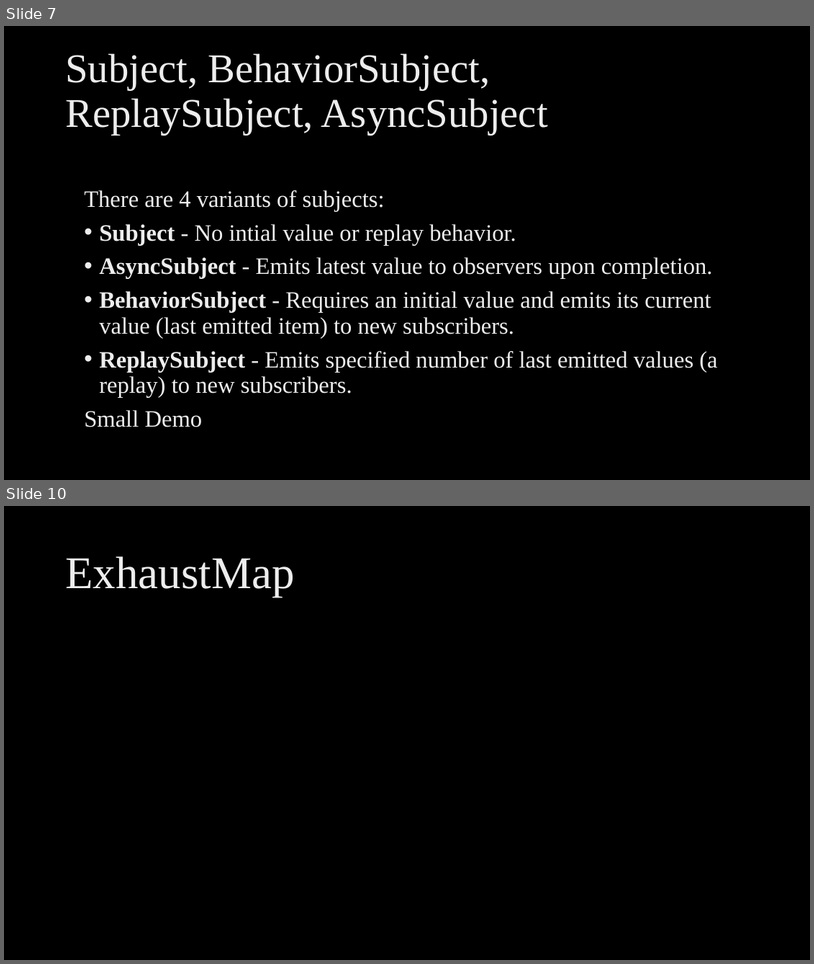
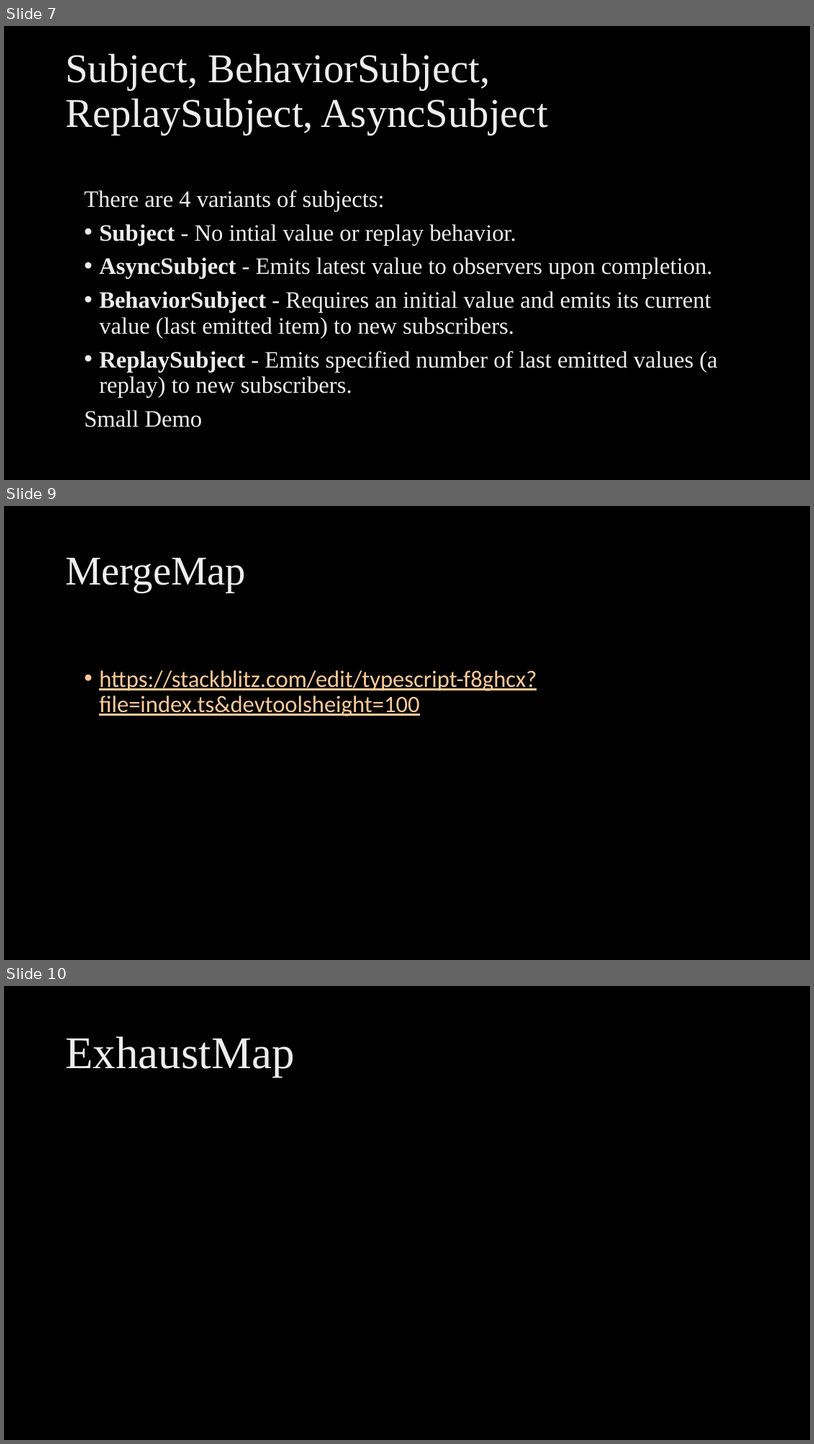
Before and after one commit to ngohungphuc/Presentation, a slide deck: RXJS Make it easy/RXJS Make it easy.pptx. Shown one above the other, each under a label of ours: slides 7 and 10 before the commit, slides 7, 9 and 10 after it; the slides between them are not shown. The pictures are 814x964 and 814x1444 pixels, drawn with LibreOffice and Linux fonts; fonts in the diff are those of the drawing; background and template pictures are left out. Boxes give left, top, right and bottom in pixels: in the first picture for what was removed or moved away, otherwise in the second. Text is boxed around its words. In the diff, an @@ line names an element or a change of style, - is before the commit and + after.

```diff
--- a/RXJS Make it easy/RXJS Make it easy.pptx
+++ b/RXJS Make it easy/RXJS Make it easy.pptx
@@ slide 9 added at (4,506,810,960), background picture (left out) @@
@@ title added at (65,558,246,592), 48.6 pt, text gradient #BFBFBF to #EDEDED to #FFFFFF @@
+MergeMap
@@ text added at (99,670,537,716), 28 pt, text #FBCA98, underline @@
+• https://stackblitz.com/edit/typescript-f8ghcx?file=index.ts&devtoolsheight=100
```
Also in this commit, not shown: 2 slides changed, 1 other slide added, 1 slide removed, 1 other file.
